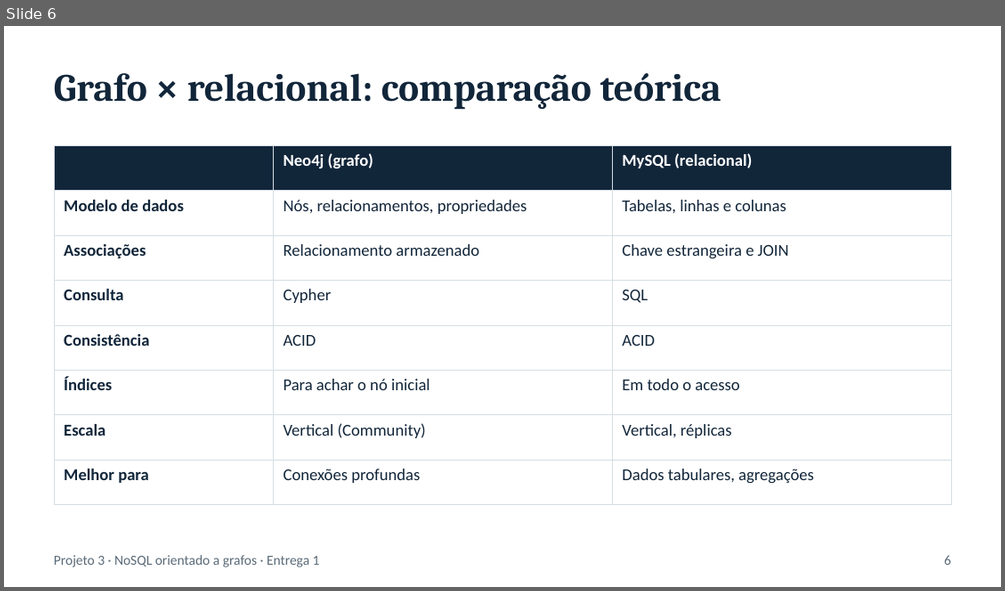
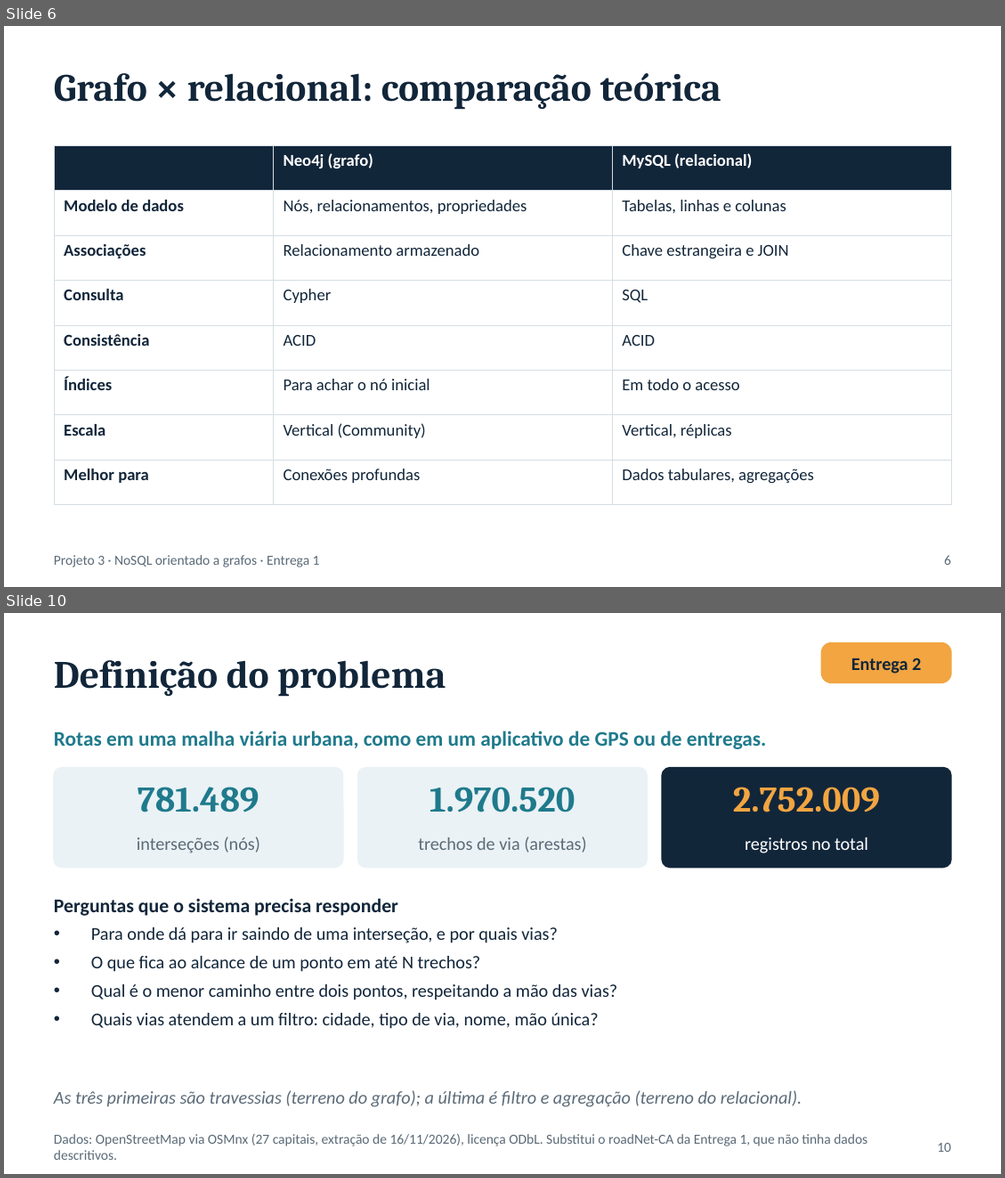
Before and after one commit to Sofyaolvs/projeto3-nosql-grafos, a slide deck: Entrega1-Projeto3-NoSQL-Grafos.pptx. Shown one above the other, each under a label of ours: slide 6 before the commit, slides 6 and 10 after it; the slides between them are not shown. The pictures are 1005x591 and 1005x1178 pixels, drawn with LibreOffice and Linux fonts; fonts in the diff are those of the drawing. Boxes give left, top, right and bottom in pixels: in the first picture for what was removed or moved away, otherwise in the second. Text is boxed around its words. In the diff, an @@ line names an element or a change of style, - is before the commit and + after.

```diff
--- a/Entrega1-Projeto3-NoSQL-Grafos.pptx
+++ b/Entrega1-Projeto3-NoSQL-Grafos.pptx
@@ slide 10 added at bbox=[4, 613, 1001, 1174], background #FFFFFF @@
@@ text added at bbox=[54, 660, 445, 697], 28 pt, text #12263A, bold @@
+Definição do problema
@@ rounded rectangle added at bbox=[821, 643, 951, 682], fill #F2A541, outline #F2A541 1 pt @@
@@ text added at bbox=[851, 657, 921, 674], 13 pt, text #12263A, bold @@
+Entrega 2
@@ text added at bbox=[54, 730, 767, 749], 15 pt, text #1F7A8C, bold @@
+Rotas em uma malha viária urbana, como em um aplicativo de GPS ou de entregas.
@@ rounded rectangle added at bbox=[54, 768, 343, 868], fill #EAF2F5, outline #EAF2F5 1 pt @@
@@ rounded rectangle added at bbox=[358, 768, 647, 868], fill #EAF2F5, outline #EAF2F5 1 pt @@
@@ rounded rectangle added at bbox=[662, 768, 951, 868], fill #12263A, outline #12263A 1 pt @@
@@ text added at bbox=[138, 787, 259, 812], 26 pt, text #1F7A8C, bold @@
+781.489
@@ text added at bbox=[429, 787, 574, 812], 26 pt, text #1F7A8C, bold @@
+1.970.520
@@ text added at bbox=[733, 787, 880, 812], 26 pt, text #F2A541, bold @@
+2.752.009
@@ text added at bbox=[137, 836, 260, 853], 13 pt, text #5B6B78 @@
+interseções (nós)
@@ text added at bbox=[418, 836, 586, 852], 13 pt, text #5B6B78 @@
+trechos de via (arestas)
@@ text added at bbox=[744, 837, 868, 853], 13 pt, text #FFFFFF @@
+registros no total
@@ text added at bbox=[54, 898, 398, 916], 14 pt, text #12263A, bold @@
+Perguntas que o sistema precisa responder
@@ text added at bbox=[91, 927, 618, 1029], 13 pt, text #12263A @@
+• Para onde dá para ir saindo de uma interseção, e por quais vias?
+• O que fica ao alcance de um ponto em até N trechos?
+• Qual é o menor caminho entre dois pontos, respeitando a mão das vias?
+• Quais vias atendem a um filtro: cidade, tipo de via, nome, mão única?
@@ text added at bbox=[54, 1090, 801, 1107], 13 pt, text #5B6B78, italic @@
+As três primeiras são travessias (terreno do grafo); a última é filtro e agregação (terreno do relacional).
@@ text added at bbox=[54, 1134, 867, 1159], 10 pt, text #5B6B78 @@
+Dados: OpenStreetMap via OSMnx (27 capitais, extração de 16/11/2026), licença ODbL. Substitui o roadNet-CA da Entrega 1, que não tinha dados descritivos.
@@ text added at bbox=[937, 1143, 951, 1151], 10 pt, text #5B6B78 @@
+10
```
Also in this commit, not shown: 8 slides changed, 1 other slide added, 28 other files.
